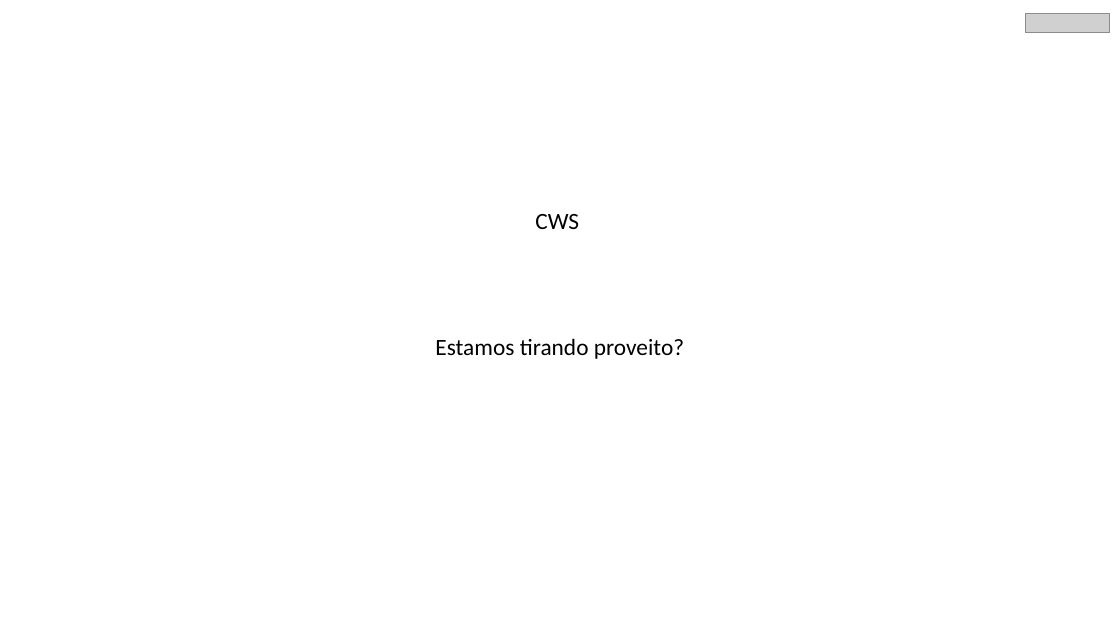
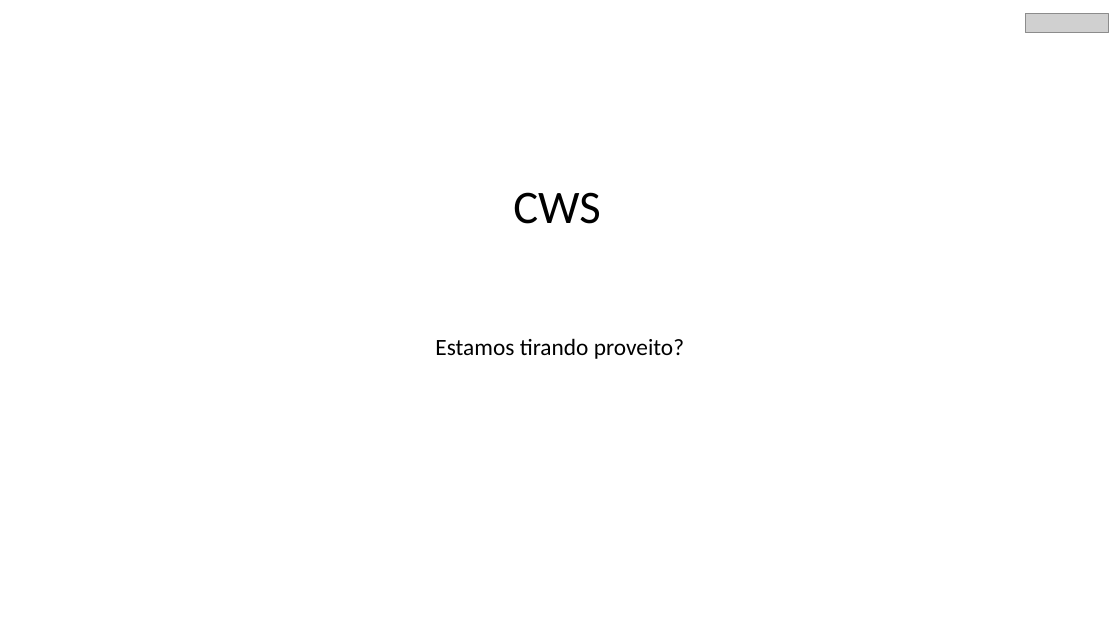
Before and after one commit to Maramajo/CSW, a slide deck: slide 1 of Apresentacao_chatgpt.pptx. Drawn at 1120x630 pixels with LibreOffice and Linux fonts; fonts in the diff are those of the drawing; grey boxes stand for pictures. Boxes give left, top, right and bottom in pixels: in the first picture for what was removed or moved away, otherwise in the second. Text is boxed around its words. In the diff, an @@ line names an element or a change of style, - is before the commit and + after.

```diff
--- a/Apresentacao_chatgpt.pptx
+++ b/Apresentacao_chatgpt.pptx
@@ title "CWS" at (x1=513, y1=192, x2=600, y2=224): size 20 to 40 pt @@
```
Also in this commit, not shown: 2 other slides changed, 4 slides added, 6 other files.
